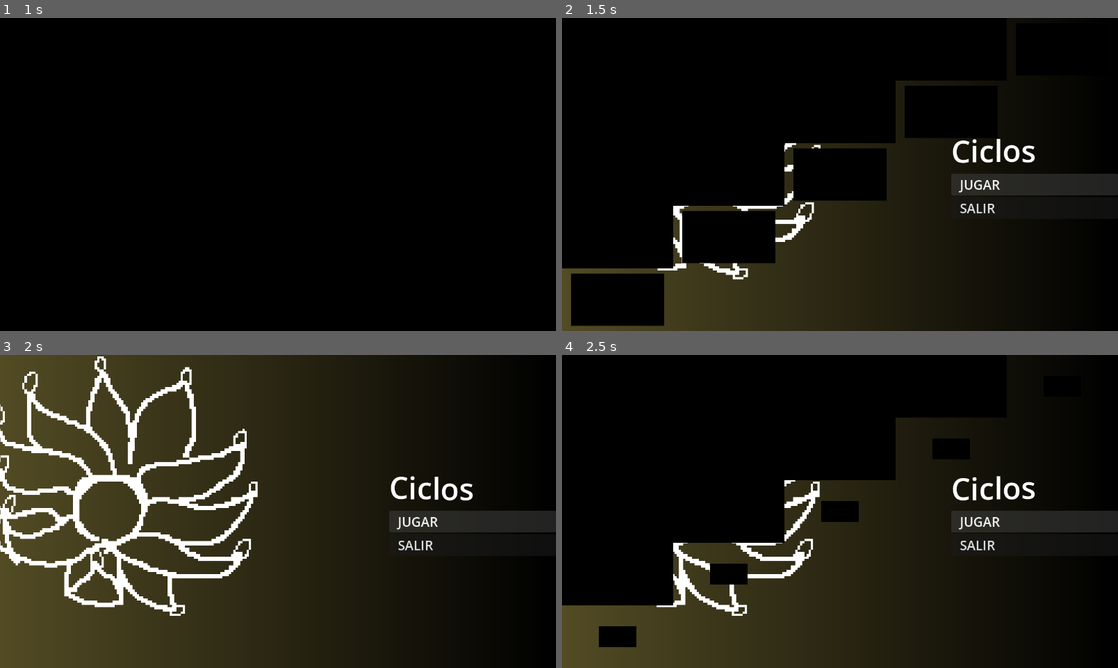
Above: before the commit, frames 1-4 (two rows, left to right).
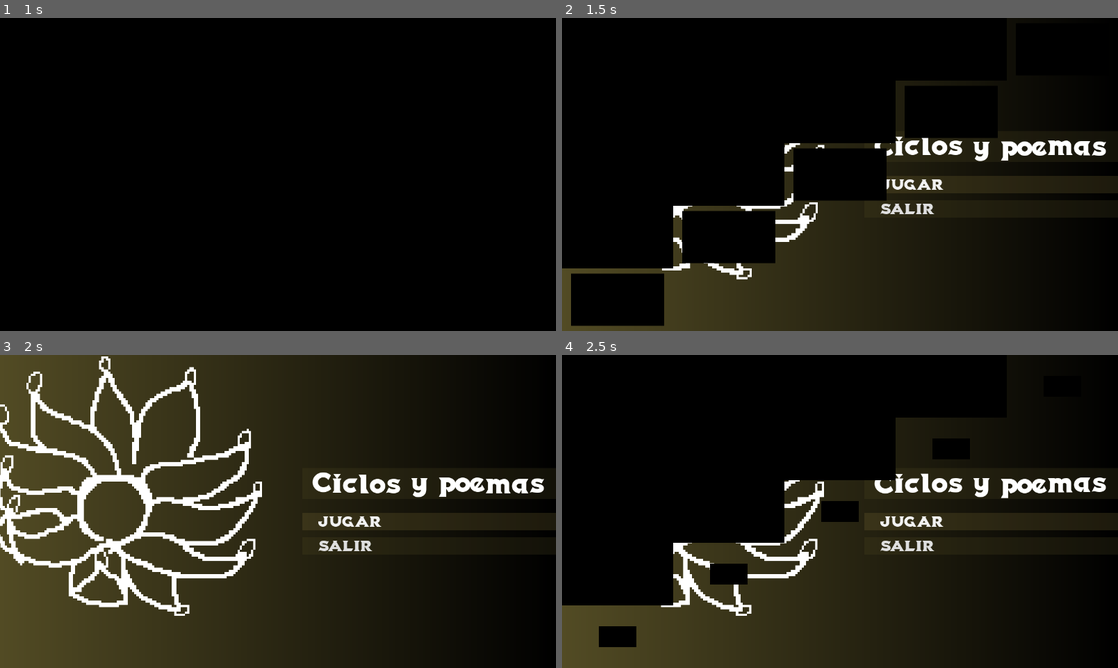
Above: after the commit, the same moments.

Repository: francosorbello/ciclos-jam
Game: Godot game, scene res://main/main.tscn
Same seed, same stepped clock (60 frames per second), same inputs: the game is played once before the commit and once after it.
Inputs (mouse positions are in pixels of both pictures, inside the frame that each line leads up to):
- Up to frame 1 (1 s): tap Enter at 0.5 s; move the mouse to (400, 158) at 0.52 s; hold Right (move_right) from 0.53 s (still down); hold Space (continue) from 0.53 s (still down)
- Up to frame 2 (1.5 s): release Right (move_right) at 1.25 s; release Space (continue) at 1.25 s; click "JUGAR" at 1.25 s
- Up to frame 3 (2 s): no input
- Up to frame 4 (2.5 s): click "JUGAR" at 2 s

Frame 1 is identical in both runs. In frame 2, 3.1% of the frame differs, in the area x 17-100%, y 37-84%; in frame 3, 9.4%, in the area x 0-100%, y 0-84%; in frame 4, 3.9%.

Commit message:
Main menu style

Diff:
--- a/project.godot
+++ b/project.godot
@@ -10,7 +10,7 @@
 
 [application]
 
-config/name="ciclos"
+config/name="Ciclos y poemas"
 run/main_scene="uid://5qhqbxof8kqa"
 config/features=PackedStringArray("4.7", "GL Compatibility")
 run/max_fps=60
--- a/ui/main_menu/main_menu.tscn
+++ b/ui/main_menu/main_menu.tscn
@@ -3,12 +3,41 @@
 [ext_resource type="Script" uid="uid://bbvcg01a22i0j" path="res://ui/main_menu/main_menu.gd" id="1_omy8q"]
 [ext_resource type="Texture2D" uid="uid://bf174ni1oirry" path="res://content/art/Sprites_Poems/cover.png" id="1_uhj5c"]
 [ext_resource type="Script" uid="uid://bvxq1ss3a2xcc" path="res://ui/main_menu/flower_rect.gd" id="2_mu8pm"]
+[ext_resource type="FontFile" uid="uid://cddtiodbkchnh" path="res://ui/main_menu/Isometra-Regular.ttf" id="4_i5wg5"]
 
 [sub_resource type="Gradient" id="Gradient_uhj5c"]
 colors = PackedColorArray(0.32156864, 0.29411766, 0.14117648, 1, 0, 0, 0, 1)
 
 [sub_resource type="GradientTexture1D" id="GradientTexture1D_uvvs6"]
 gradient = SubResource("Gradient_uhj5c")
+
+[sub_resource type="StyleBoxFlat" id="StyleBoxFlat_i5wg5"]
+bg_color = Color(0.49019608, 0.43137255, 0.21176471, 0.23529412)
+
+[sub_resource type="StyleBoxFlat" id="StyleBoxFlat_joh67"]
+bg_color = Color(0.49019608, 0.43137255, 0.21176471, 0.23529412)
+
+[sub_resource type="StyleBoxFlat" id="StyleBoxFlat_6mijq"]
+bg_color = Color(0.3137255, 0.28627452, 0.13725491, 0.23529412)
+
+[sub_resource type="StyleBoxFlat" id="StyleBoxFlat_w2r0d"]
+bg_color = Color(0.6514726, 0.5823131, 0.25221774, 0.39215687)
+
+[sub_resource type="StyleBoxFlat" id="StyleBoxFlat_3c04x"]
+bg_color = Color(0.49102432, 0.43037468, 0.21133205, 0.23529412)
+
+[sub_resource type="StyleBoxFlat" id="StyleBoxFlat_u184e"]
+bg_color = Color(0.3137255, 0.28627452, 0.13725491, 0.23529412)
+
+[sub_resource type="Theme" id="Theme_omy8q"]
+Button/fonts/font = ExtResource("4_i5wg5")
+Button/styles/focus = SubResource("StyleBoxFlat_i5wg5")
+Button/styles/hover = SubResource("StyleBoxFlat_joh67")
+Button/styles/normal = SubResource("StyleBoxFlat_6mijq")
+Button/styles/pressed = SubResource("StyleBoxFlat_w2r0d")
+RichTextLabel/fonts/normal_font = ExtResource("4_i5wg5")
+RichTextLabel/styles/focus = SubResource("StyleBoxFlat_3c04x")
+RichTextLabel/styles/normal = SubResource("StyleBoxFlat_u184e")
 
 [node name="MainMenu" type="Control" unique_id=620430107]
 layout_mode = 3
@@ -47,8 +76,11 @@
 anchor_left = 0.7
 anchor_right = 1.0
 anchor_bottom = 1.0
+offset_left = -200.0
+offset_right = 0.00048828125
 grow_horizontal = 0
 grow_vertical = 2
+offset_transform_position = Vector2(0, 55.005)
 
 [node name="VBoxContainer" type="VBoxContainer" parent="Control2" unique_id=138544118]
 layout_mode = 1
@@ -57,29 +89,34 @@
 anchor_bottom = 1.0
 grow_horizontal = 2
 grow_vertical = 2
+theme_override_constants/separation = 32
 alignment = 1
 
 [node name="Title" type="RichTextLabel" parent="Control2/VBoxContainer" unique_id=1716315227]
 layout_mode = 2
-theme_override_font_sizes/normal_font_size = 70
+theme = SubResource("Theme_omy8q")
+theme_override_font_sizes/normal_font_size = 54
 bbcode_enabled = true
-text = "[wave amp=15.0 freq=5.0 connected=1]Ciclos[/wave]"
+text = "[wave amp=15.0 freq=5.0 connected=1] Ciclos y poemas[/wave]"
 fit_content = true
 vertical_alignment = 1
 
 [node name="VBoxContainer" type="VBoxContainer" parent="Control2/VBoxContainer" unique_id=1106698397]
 layout_mode = 2
+theme_override_constants/separation = 16
 
 [node name="PlayButton" type="Button" parent="Control2/VBoxContainer/VBoxContainer" unique_id=440421714]
 layout_mode = 2
+theme = SubResource("Theme_omy8q")
 theme_override_font_sizes/font_size = 30
-text = "  JUGAR"
+text = "   JUGAR"
 alignment = 0
 
 [node name="ExitButton" type="Button" parent="Control2/VBoxContainer/VBoxContainer" unique_id=1230168285]
 layout_mode = 2
+theme = SubResource("Theme_omy8q")
 theme_override_font_sizes/font_size = 30
-text = "  SALIR"
+text = "   SALIR"
 alignment = 0
 
 [connection signal="pressed" from="Control2/VBoxContainer/VBoxContainer/PlayButton" to="." method="_on_play_button_pressed"]
Binary file added: ui/main_menu/Isometra-Regular.ttf
Not shown, added: ui/main_menu/Isometra-Regular.ttf.import
